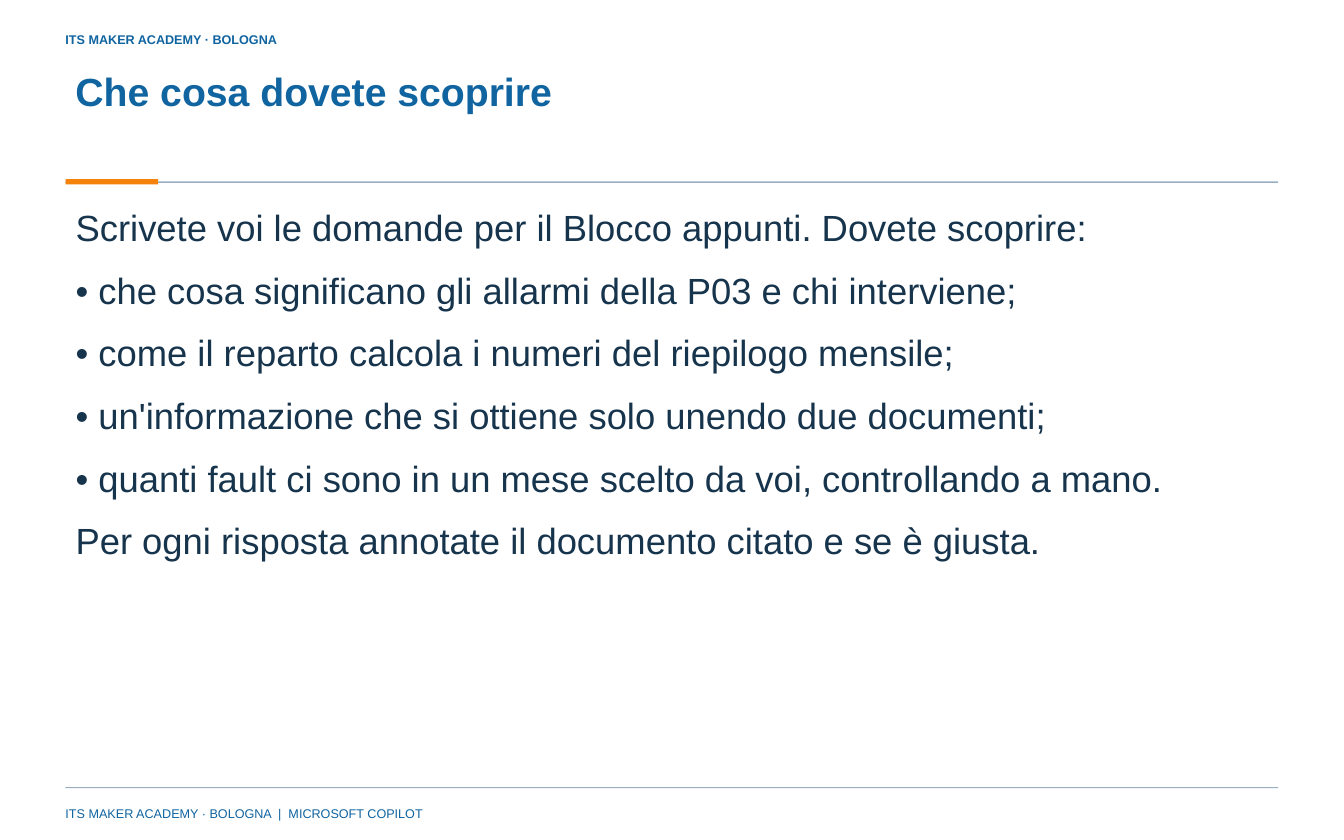
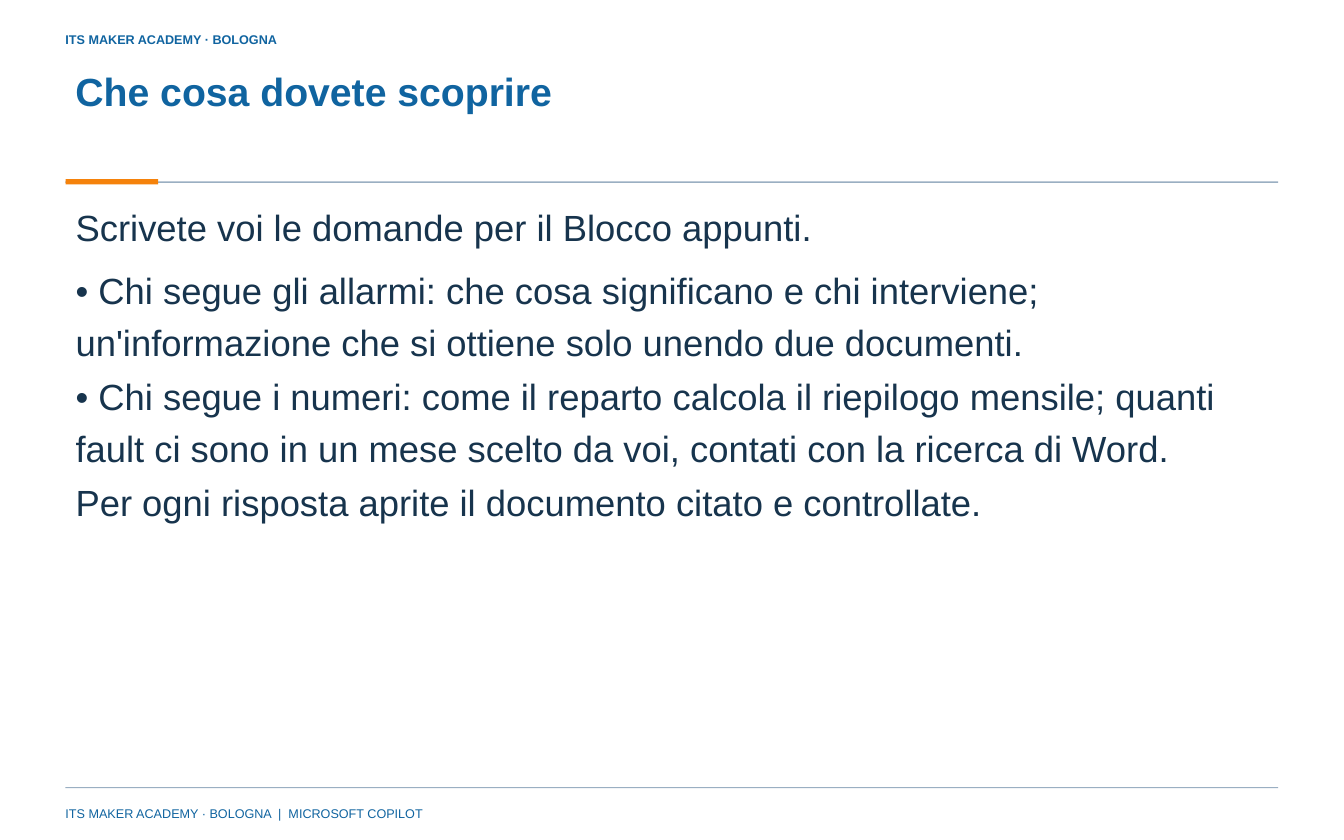
Before and after one commit to franzo9393/ITSCorso_UnslothStudio-Git, a slide deck: slide 9 of lezione 3 - RAG e calcolo deterministico/Lezione3_Blocco_appunti_e_agente_Python_P03_ITS_MAKER.pptx. Drawn at 1344x840 pixels with LibreOffice and Linux fonts; fonts in the diff are those of the drawing; background and template pictures are left out. Boxes give left, top, right and bottom in pixels: in the first picture for what was removed or moved away, otherwise in the second. Text is boxed around its words. In the diff, an @@ line names an element or a change of style, - is before the commit and + after.

```diff
--- a/lezione 3 - RAG e calcolo deterministico/Lezione3_Blocco_appunti_e_agente_Python_P03_ITS_MAKER.pptx
+++ b/lezione 3 - RAG e calcolo deterministico/Lezione3_Blocco_appunti_e_agente_Python_P03_ITS_MAKER.pptx
@@ text at [76, 214, 811, 249]: text changed @@
-Scrivete voi le domande per il Blocco appunti. Dovete scoprire:
+Scrivete voi le domande per il Blocco appunti.
@@ text at [76, 277, 1039, 357]: text changed @@
-• che cosa significano gli allarmi della P03 e chi interviene;
+• Chi segue gli allarmi: che cosa significano e chi interviene; un'informazione che si ottiene solo unendo due documenti.
@@ text at [76, 383, 1214, 467]: text changed @@
-• come il reparto calcola i numeri del riepilogo mensile;
+• Chi segue i numeri: come il reparto calcola il riepilogo mensile; quanti fault ci sono in un mese scelto da voi, contati con la ricerca di Word.
@@ text removed at [98, 402, 1046, 434] @@
-• un'informazione che si ottiene solo unendo due documenti;
@@ text removed at [98, 465, 1162, 499] @@
-• quanti fault ci sono in un mese scelto da voi, controllando a mano.
@@ text at [76, 489, 981, 524]: text changed @@
-Per ogni risposta annotate il documento citato e se è giusta.
+Per ogni risposta aprite il documento citato e controllate.
```
Also in this commit, not shown: 6 other slides changed, 2 slides added, 3 slides removed, 16 other files.
